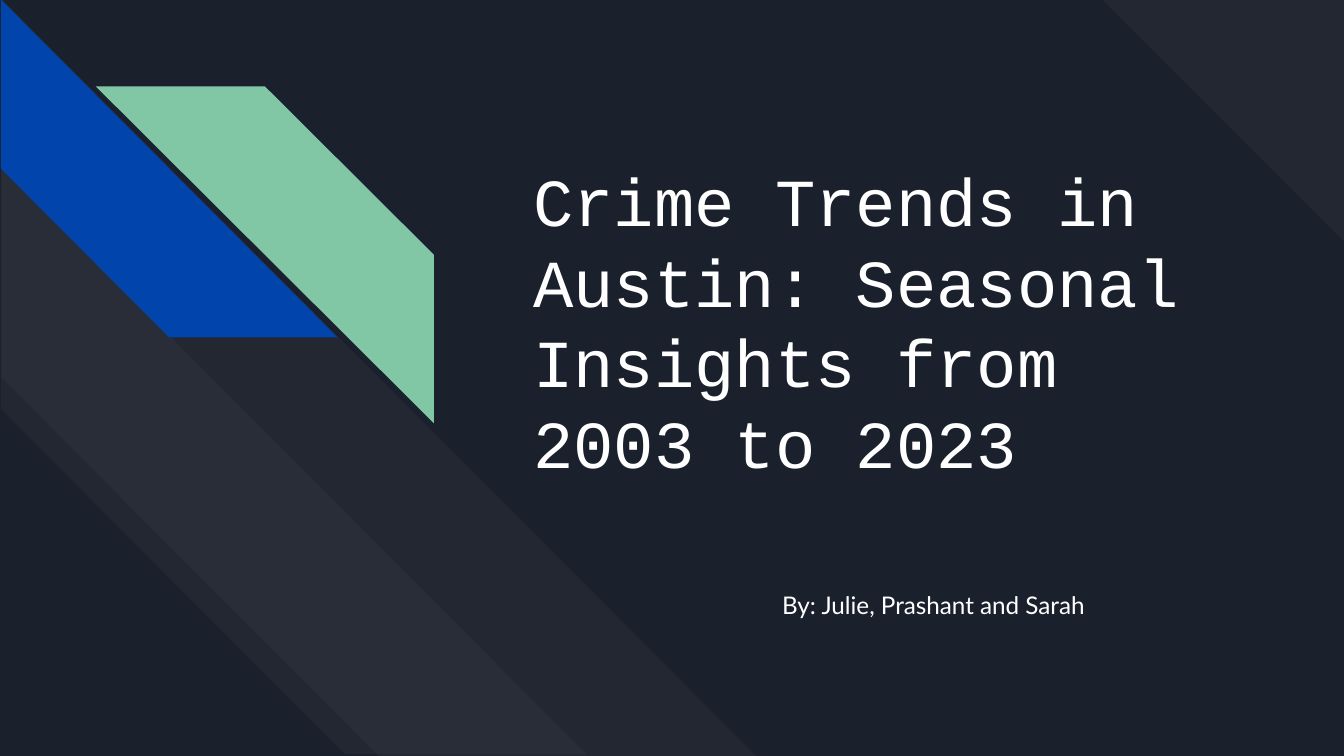
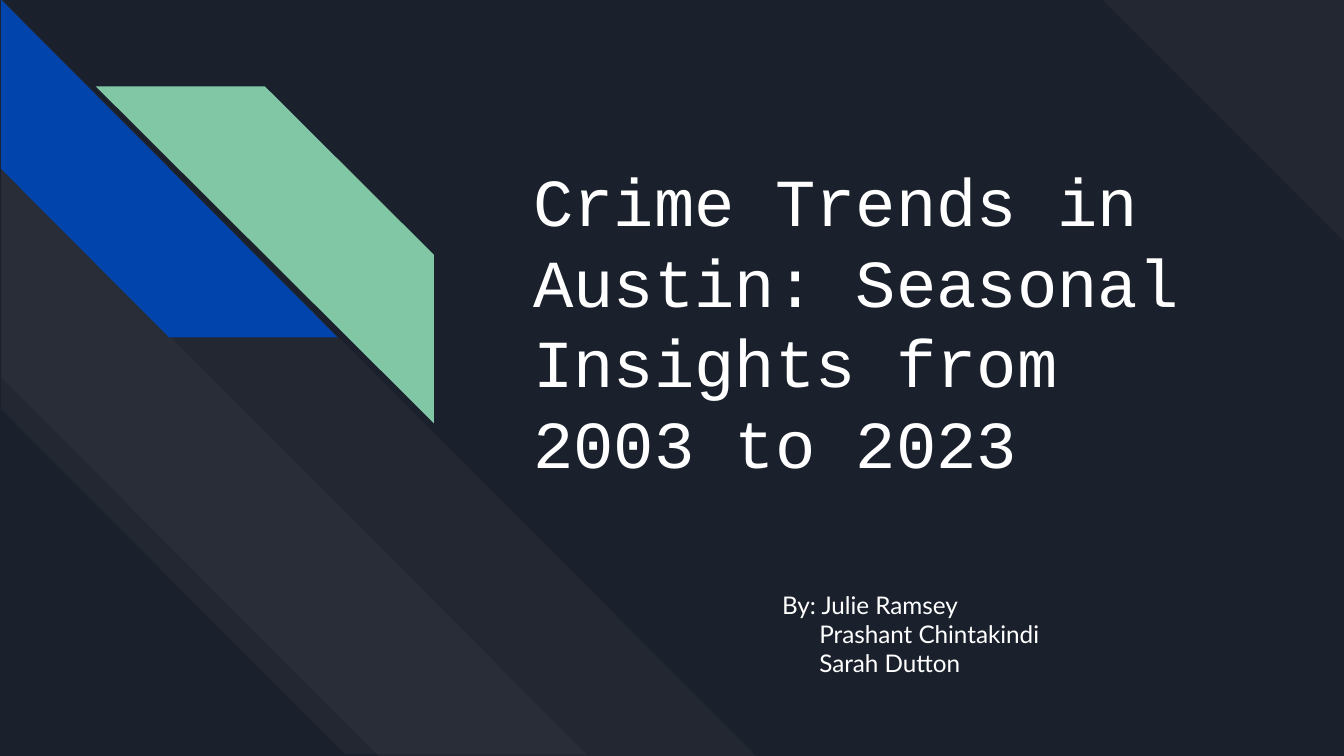
Before and after one commit to oddtexan/Project-1, a slide deck: slide 1 of Project 1 Presentation Final.pptx. Drawn at 1344x756 pixels with LibreOffice and Linux fonts; fonts in the diff are those of the drawing. Boxes give left, top, right and bottom in pixels: in the first picture for what was removed or moved away, otherwise in the second. Text is boxed around its words. In the diff, an @@ line names an element or a change of style, - is before the commit and + after.

```diff
--- a/Project 1 Presentation Final.pptx
+++ b/Project 1 Presentation Final.pptx
@@ subtitle at (782,596,1040,672): text changed @@
-By: Julie, Prashant and Sarah
+By: Julie Ramsey
+Prashant Chintakindi
+Sarah Dutton
```
Also in this commit, not shown: 10 other slides changed, 2 slides added, 1 slide removed, 3 other files.
